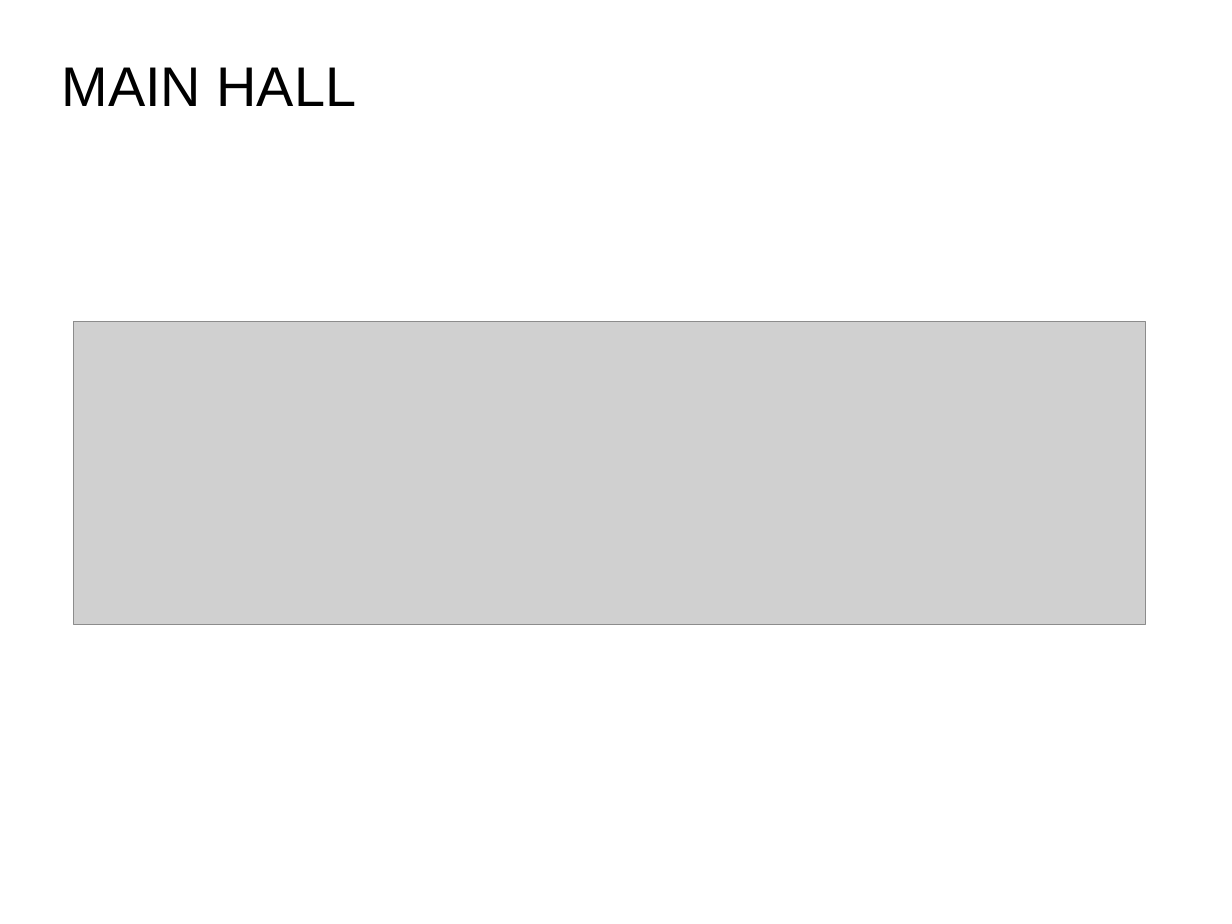
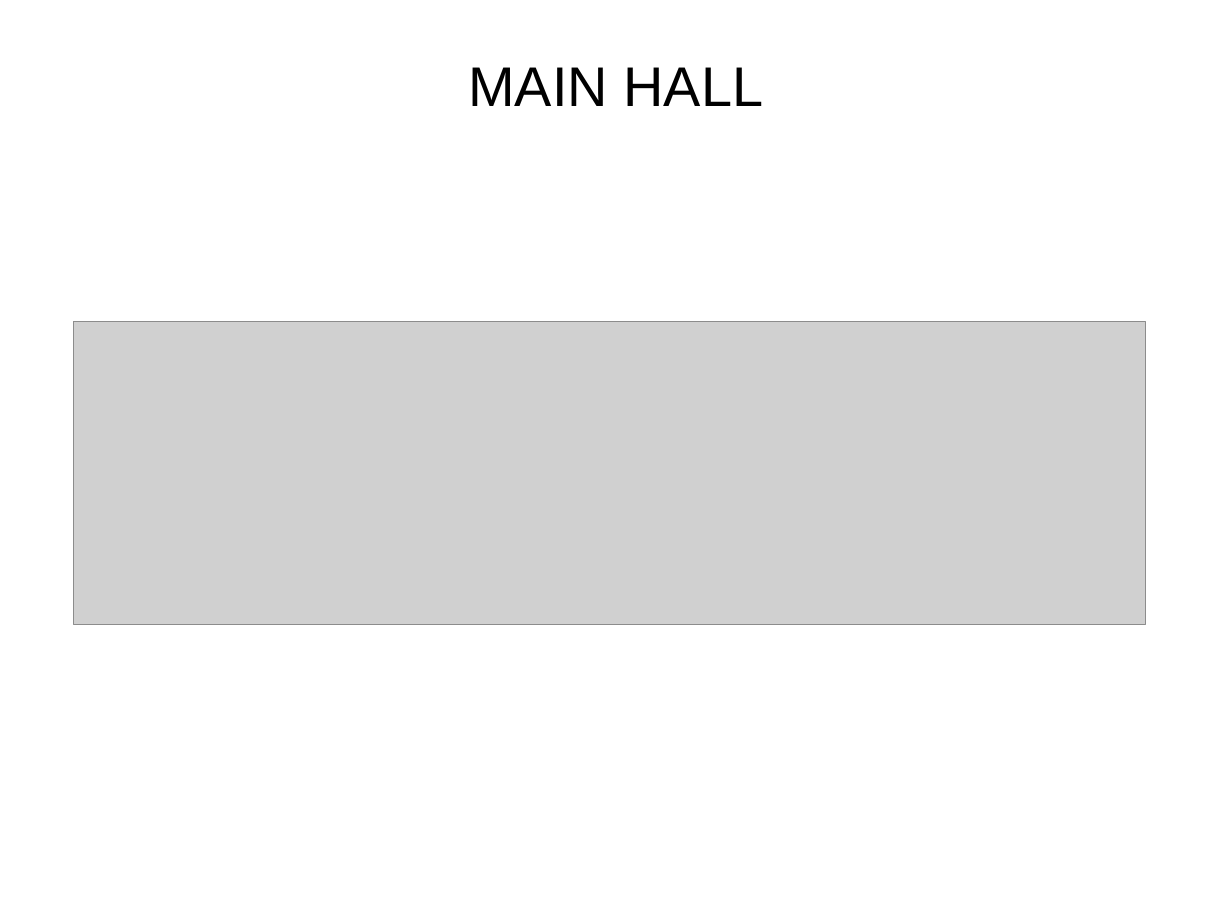
Before and after one commit to lorenzodonini/cmb, a slide deck: slide 6 of assignments/presentation_project_1.odp. Drawn at 1232x924 pixels with LibreOffice and Linux fonts; fonts in the diff are those of the drawing; grey boxes stand for pictures. Boxes give left, top, right and bottom in pixels: in the first picture for what was removed or moved away, otherwise in the second. Text is boxed around its words. In the diff, an @@ line names an element or a change of style, - is before the commit and + after.

```diff
--- a/assignments/presentation_project_1.odp
+++ b/assignments/presentation_project_1.odp
@@ title "MAIN HALL" at <box>468,67,763,106</box>: alignment left to centre @@
```
Also in this commit, not shown: 3 other slides changed, 2 other files.
